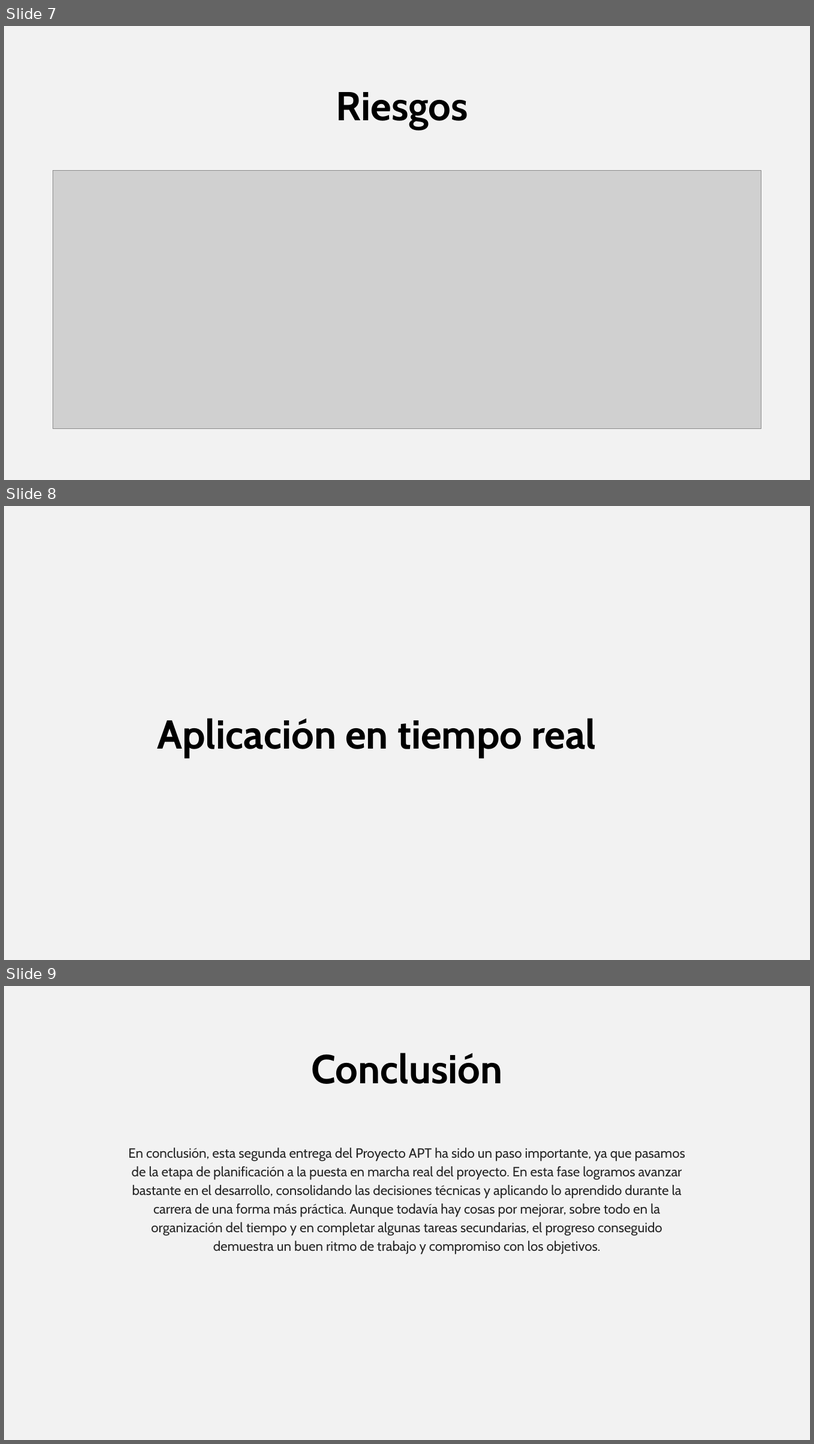
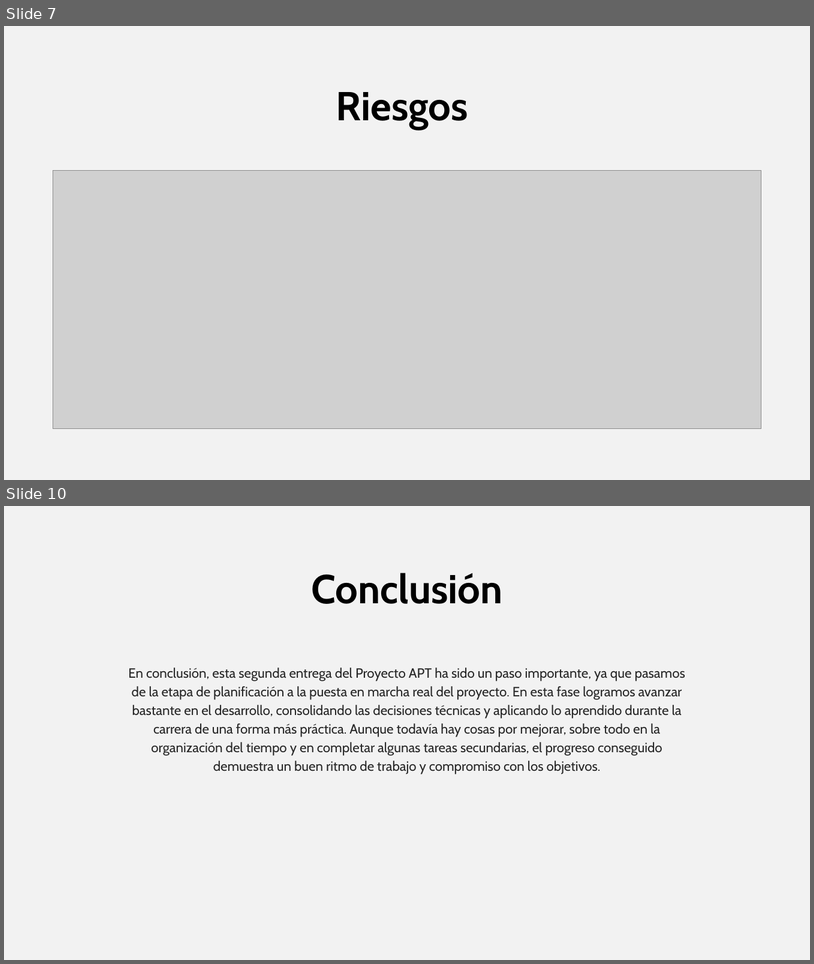
Before and after one commit to joaquinrodriguezm7/Capstone, a slide deck: Fase 2/Evidencias Proyecto/Presentación Capstone.pptx. Shown one above the other, each under a label of ours: slides 7, 8 and 9 before the commit, slides 7 and 10 after it; the slides between them are not shown. The pictures are 814x1444 and 814x964 pixels, drawn with LibreOffice and Linux fonts; fonts in the diff are those of the drawing; grey boxes stand for pictures. Boxes give left, top, right and bottom in pixels: in the first picture for what was removed or moved away, otherwise in the second. Text is boxed around its words. In the diff, an @@ line names an element or a change of style, - is before the commit and + after.

```diff
--- a/Fase 2/Evidencias Proyecto/Presentación Capstone.pptx
+++ b/Fase 2/Evidencias Proyecto/Presentación Capstone.pptx
@@ slide 8 removed at (4, 506, 810, 960), background #F2F2F2 @@
@@ text removed at (157, 718, 596, 758) @@
-Aplicación en tiempo real
@@ what was slide 9 is now slide 10 @@
```
Also in this commit, not shown: 1 slide changed, 2 slides added.
